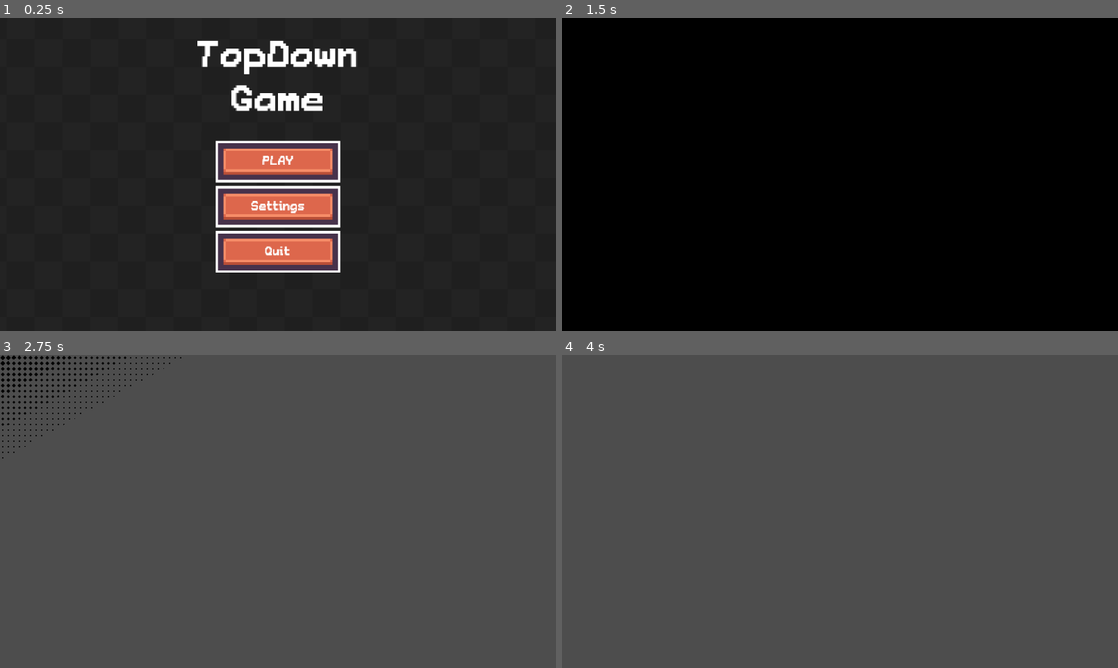
Above: before the commit, frames 1-4 (two rows, left to right).
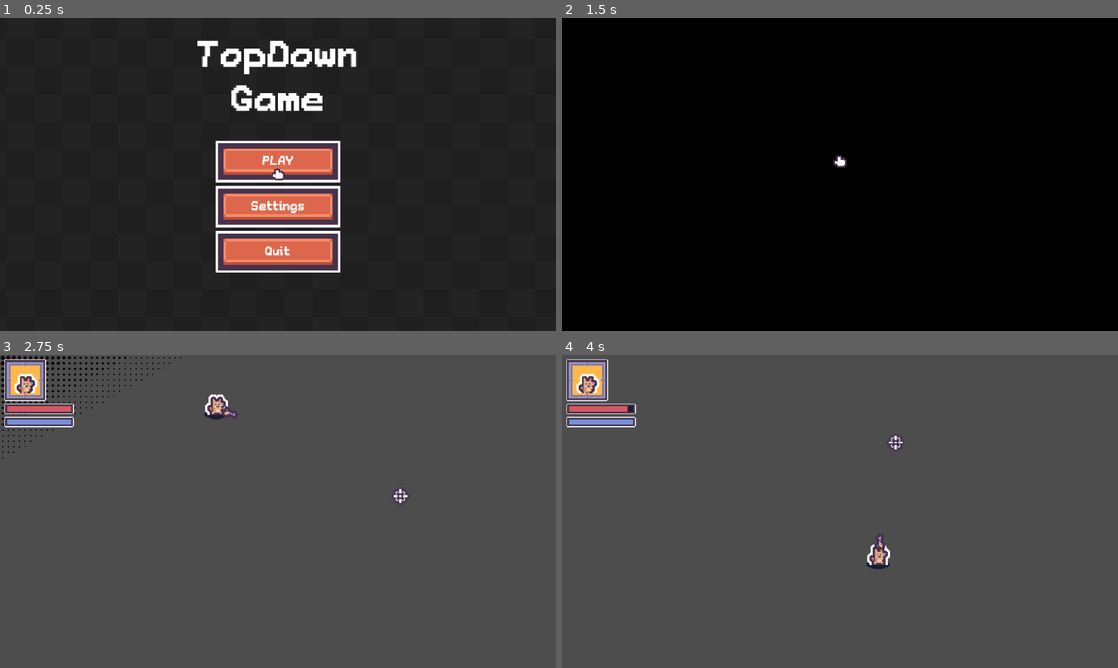
Above: after the commit, the same moments.

Repository: keshengtiquan/my-top-down-game
Game: Godot game, scene res://Scenes/ui/main_menu.tscn
The game is run twice, just before and just after one commit, with the same random seed, the same clock (stepped at 60 frames per second) and the same inputs.
Inputs (mouse positions are in pixels of both pictures, inside the frame that each line leads up to):
- Up to frame 1 (0.25 s): no input
- Up to frame 2 (1.5 s): click "PLAY" at 0.5 s; click "PLAY" at 1.25 s
- Up to frame 3 (2.75 s): tap Enter (ui_accept) at 2, 2.27 s; move the mouse to (400, 495) at 2.02 s; hold D (move_right) from 2.03 s (still down)
- Up to frame 4 (4 s): move the mouse to (728, 527) at 2.77 s; release D (move_right) at 2.78 s; hold S (move_down) 2.78-3.53 s; tap Enter (ui_accept) at 3.02 s; move the mouse to (895, 442) at 3.52 s; hold D (move_right) from 3.53 s (still down)

The runs differ from the first frame. In frame 1, less than 0.1% of the frame differs, in the area x 48-52%, y 48-52%; in frame 2, less than 0.1%; in frame 3, 2.2%; in frame 4, 2.2%, in the area x 0-62%, y 1-69%.

Commit message:
feat: 添加全局自定义鼠标光标系统
- 新增 Cursor 自动加载单例，隐藏系统光标并用 Sprite2D 跟随鼠标
- 主菜单与竞技场分别通过 @export 配置各自的光标贴图
- project.godot 注册 Cursor 自动加载

另：开始按钮暂时直接进入 arena，跳过角色选择（便于调试战斗场景）

Co-Authored-By: Claude Fable 5 <noreply@anthropic.com>

Diff:
--- /dev/null
+++ b/Autoloads/cursor.gd
@@ -0,0 +1,8 @@
+extends CanvasLayer
+@onready var sprite: Sprite2D = $Sprite
+
+func _ready() -> void:
+	Input.set_mouse_mode(Input.MOUSE_MODE_HIDDEN)
+
+func _process(_delta: float) -> void:
+	sprite.position = get_viewport().get_mouse_position()
--- /dev/null
+++ b/Autoloads/cursor.tscn
@@ -0,0 +1,8 @@
+[gd_scene format=3 uid="uid://cg6f3hj0ylar3"]
+
+[ext_resource type="Script" uid="uid://k34vq0lmygpd" path="res://Autoloads/cursor.gd" id="1_6acod"]
+
+[node name="Cursor" type="CanvasLayer" unique_id=469917115]
+script = ExtResource("1_6acod")
+
+[node name="Sprite" type="Sprite2D" parent="." unique_id=199064736]
--- a/Scenes/Arena/arena.gd
+++ b/Scenes/Arena/arena.gd
@@ -2,9 +2,10 @@
 class_name Arena
 @onready var health_bar: TextureProgressBar = %HealthBar
 @onready var mana_bar: TextureProgressBar = %ManaBar
-
+@export var arena_cursor: Texture2D
 
 func _ready() -> void:
+	Cursor.sprite.texture = arena_cursor
 	EventBus.on_player_health_update.connect(_on_player_health_update)
 
 func _on_player_health_update(current: float, max: float) ->void:
--- a/Scenes/Arena/arena.tscn
+++ b/Scenes/Arena/arena.tscn
@@ -1,6 +1,7 @@
 [gd_scene format=3 uid="uid://bv2g1108ix7c8"]
 
 [ext_resource type="Script" uid="uid://j7uu43mr2bdo" path="res://Scenes/Arena/arena.gd" id="1_qnyor"]
+[ext_resource type="Texture2D" uid="uid://b5o6og4r1humu" path="res://Sprites/Weapons/Tiles/tile_0025.png" id="2_0ibrr"]
 [ext_resource type="Texture2D" uid="uid://dy8e3xkc5qdbp" path="res://Sprites/Interface/Tilemap/tilemap_packed.png" id="2_fsjwy"]
 [ext_resource type="Texture2D" uid="uid://ccab6or5n1nai" path="res://Sprites/Players/tile_0000.png" id="3_0ibrr"]
 [ext_resource type="Texture2D" uid="uid://dxp7naqy4gvku" path="res://Sprites/Interface/bar_under.png" id="4_vgwd8"]
@@ -15,6 +16,7 @@
 
 [node name="Arena" type="Node2D" unique_id=1562130673]
 script = ExtResource("1_qnyor")
+arena_cursor = ExtResource("2_0ibrr")
 
 [node name="UI" type="CanvasLayer" parent="." unique_id=1264750316]
 
--- a/Scenes/ui/main_menu.gd
+++ b/Scenes/ui/main_menu.gd
@@ -2,6 +2,7 @@
 
 class_name MainMenu
 
+@export var menu_cursor: Texture2D
 @onready var main_buttons: Control = $MainButtons
 @onready var settings_buttons: Control = $SettingsButtons
 @onready var ui_sound: AudioStreamPlayer = $UISound
@@ -12,6 +13,7 @@
 
 func _ready() -> void:
 	Global.load_data()
+	Cursor.sprite.texture = menu_cursor
 	print(Global.settings)
 	update_audio_bus('Music', music_label, Global.settings.music)
 	update_audio_bus('SFX', sfx_label, Global.settings.sfx)
@@ -23,7 +25,8 @@
 
 func _on_play_button_pressed() -> void:
 	ui_sound.play()
-	Transition.transition_to("res://Scenes/character_selection.tscn")
+	#Transition.transition_to("res://Scenes/character_selection.tscn")
+	Transition.transition_to("res://Scenes/Arena/arena.tscn")
 
 func update_fullscreen(is_on: bool) -> void:
 	var mode = DisplayServer.WINDOW_MODE_FULLSCREEN if is_on else DisplayServer.WINDOW_MODE_WINDOWED
--- a/Scenes/ui/main_menu.tscn
+++ b/Scenes/ui/main_menu.tscn
@@ -8,6 +8,10 @@
 [ext_resource type="LabelSettings" uid="uid://pkbbbgyce87" path="res://Extra/font_16.tres" id="6_6gvf8"]
 [ext_resource type="AudioStream" uid="uid://dtxhputnlac6" path="res://Sounds/select-a.ogg" id="7_iug37"]
 
+[sub_resource type="AtlasTexture" id="AtlasTexture_iug37"]
+atlas = ExtResource("5_iug37")
+region = Rect2(80, 65, 15.83931, 14)
+
 [sub_resource type="ShaderMaterial" id="ShaderMaterial_nfe6c"]
 shader = ExtResource("2_baxwh")
 shader_parameter/speed = 0.5
@@ -28,6 +32,7 @@
 grow_horizontal = 2
 grow_vertical = 2
 script = ExtResource("1_c2fhx")
+menu_cursor = SubResource("AtlasTexture_iug37")
 
 [node name="Background" type="TextureRect" parent="." unique_id=1138514194]
 material = SubResource("ShaderMaterial_nfe6c")
--- a/project.godot
+++ b/project.godot
@@ -25,6 +25,7 @@
 Global="*uid://cxy2q1u22ma63"
 Music="*uid://culbwkj5afiog"
 EventBus="*uid://dt33h0d0vbo83"
+Cursor="*uid://cg6f3hj0ylar3"
 
 [display]
 
Not shown, added: Autoloads/cursor.gd.uid
